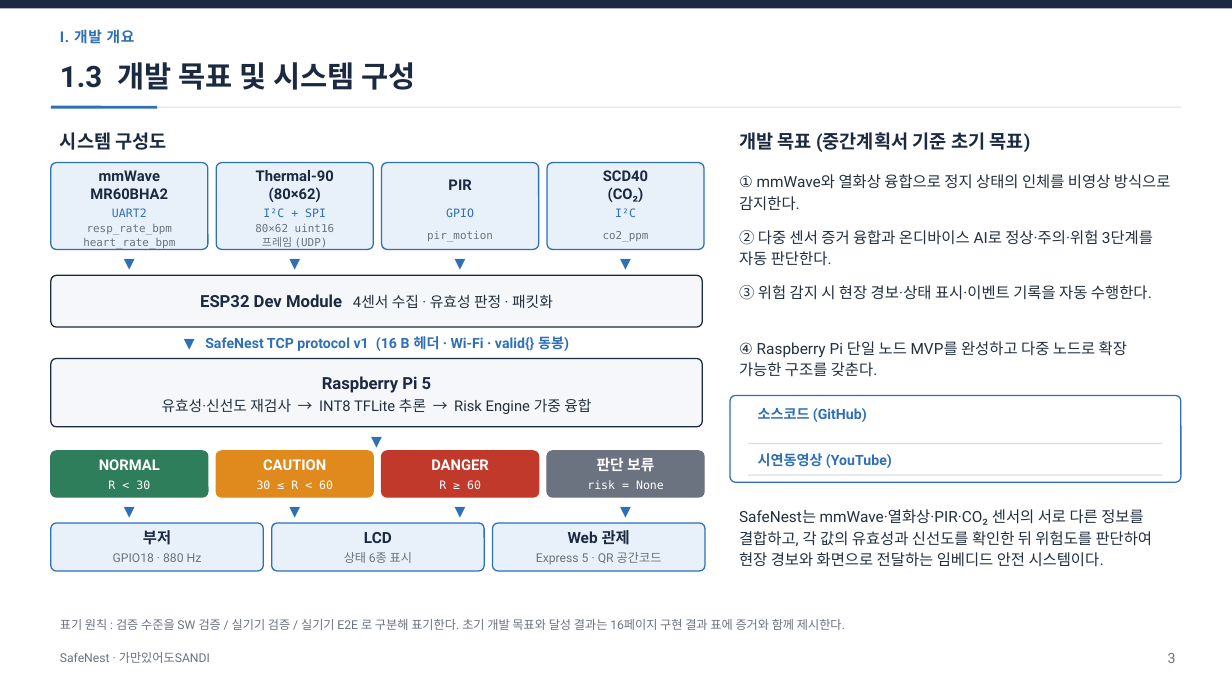
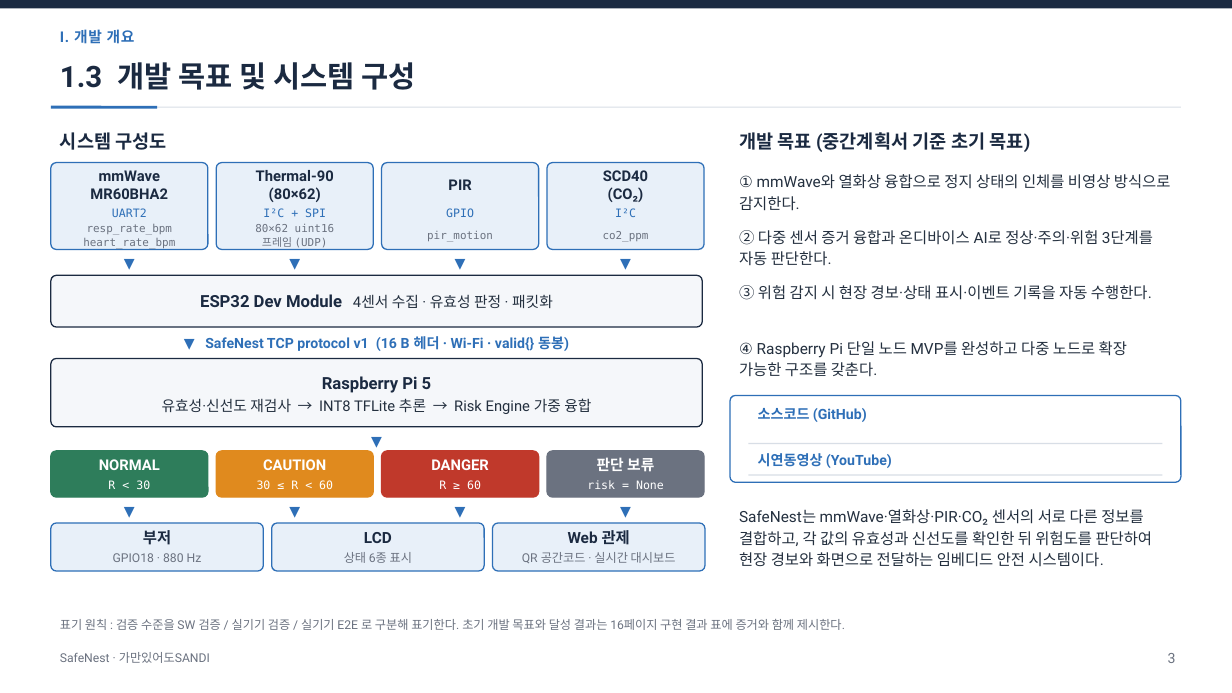
Before and after one commit to jinsu1011/safenest-embedded-competition, a slide deck: slide 4 of final-report/2026ESWContest_자유공모_가만있어도SANDI_개발완료보고서.pptx. Drawn at 1232x693 pixels with LibreOffice and Linux fonts; fonts in the diff are those of the drawing. Boxes give left, top, right and bottom in pixels: in the first picture for what was removed or moved away, otherwise in the second. Text is boxed around its words. In the diff, an @@ line names an element or a change of style, - is before the commit and + after.

```diff
--- a/final-report/2026ESWContest_자유공모_가만있어도SANDI_개발완료보고서.pptx
+++ b/final-report/2026ESWContest_자유공모_가만있어도SANDI_개발완료보고서.pptx
@@ text at bbox=[522, 552, 676, 563]: text changed @@
-Express 5 · QR 공간코드
+QR 공간코드 · 실시간 대시보드
```
Also in this commit, not shown: 10 other slides changed, 14 other files.
